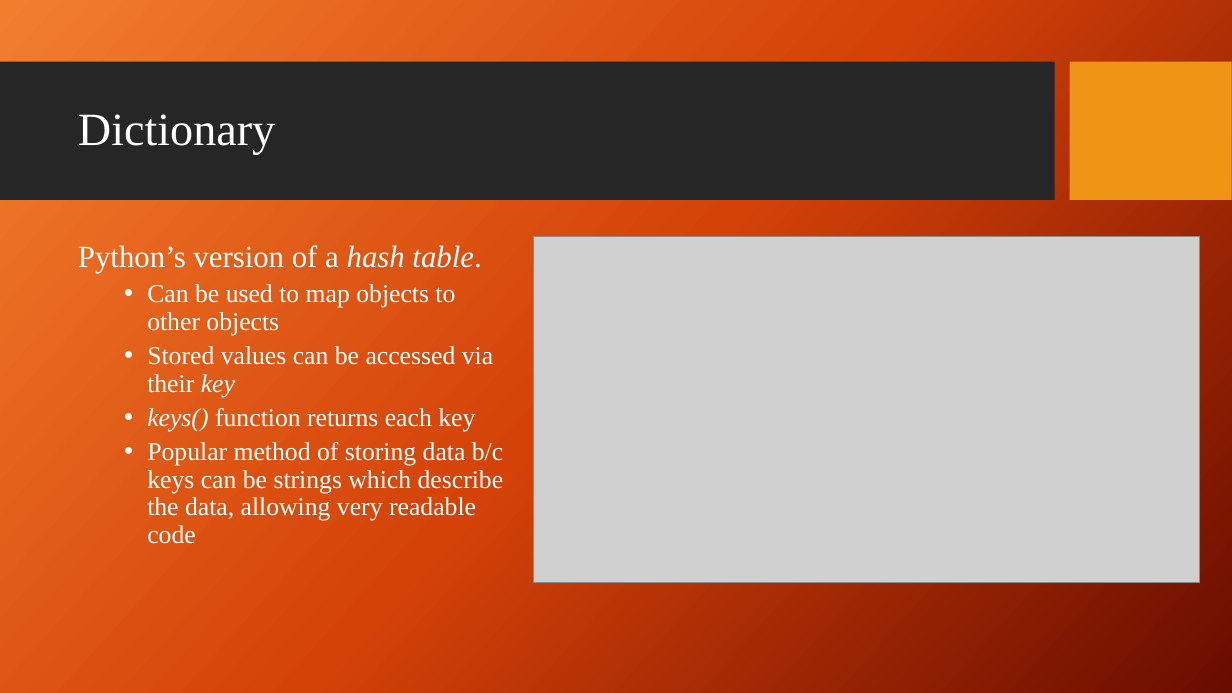
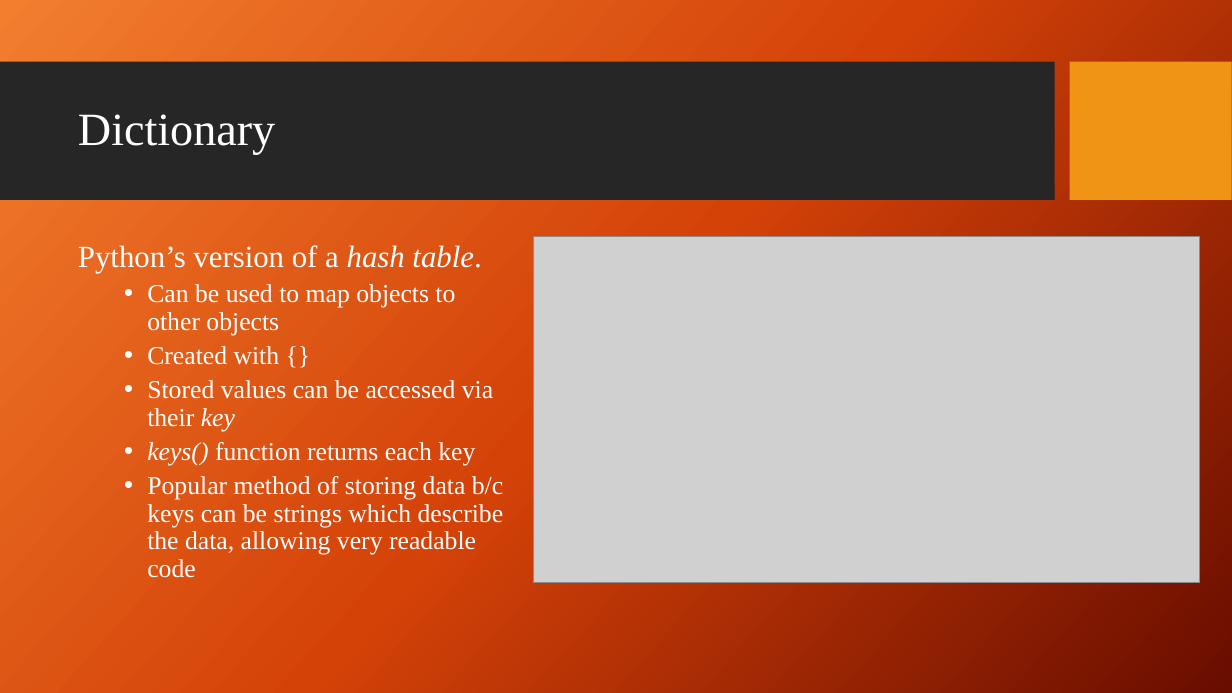
Before and after one commit to giganano/PythonBootcamp, a slide deck: slide 11 of slides/review.pptx (slide 10 before the commit). Drawn at 1232x693 pixels with LibreOffice and Linux fonts; fonts in the diff are those of the drawing; grey boxes stand for pictures; background and template pictures are left out. Boxes give left, top, right and bottom in pixels: in the first picture for what was removed or moved away, otherwise in the second. Text is boxed around its words. In the diff, an @@ line names an element or a change of style, - is before the commit and + after.

```diff
--- a/slides/review.pptx
+++ b/slides/review.pptx
@@ text at (147,346,280,365): paragraph added @@
+  • Created with {}
```
Also in this commit, not shown: 1 other slide changed, 2 slides added, 16 other files.
